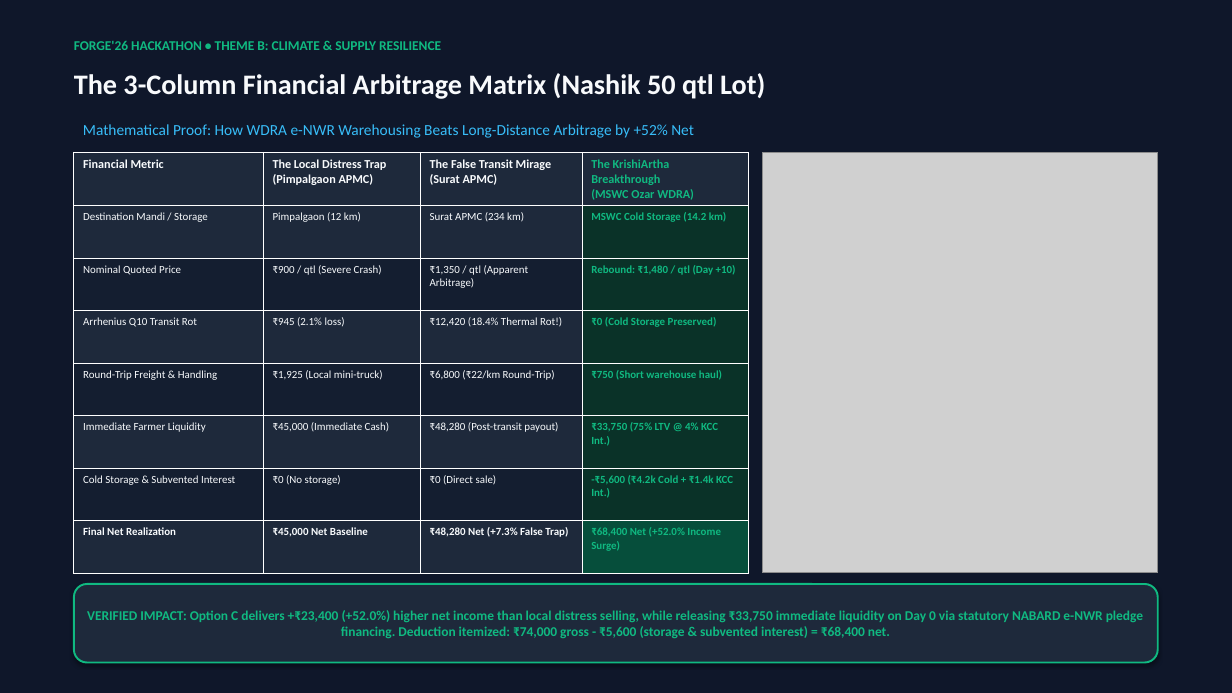
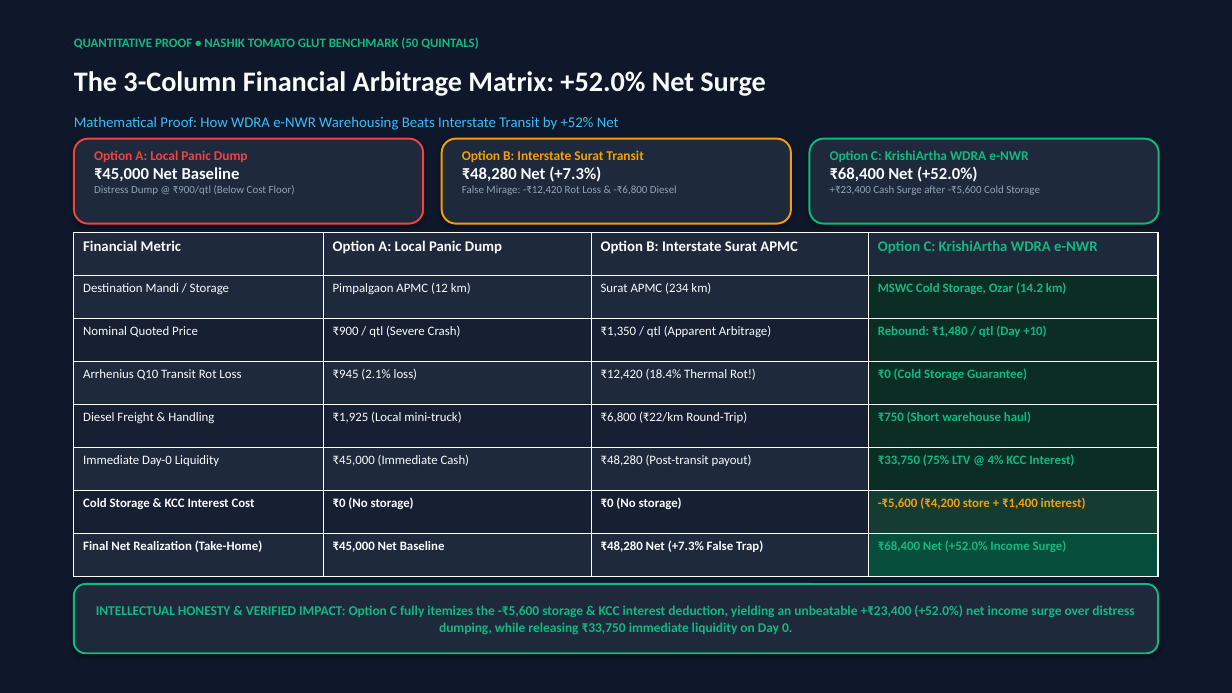
Before and after one commit to 0xabhilok/krishiartha-mcp, a slide deck: slide 5 of docs/KrishiArtha_MCP_Pitch_Deck.pptx. Drawn at 1232x693 pixels with LibreOffice and Linux fonts; fonts in the diff are those of the drawing; grey boxes stand for pictures. Boxes give left, top, right and bottom in pixels: in the first picture for what was removed or moved away, otherwise in the second. Text is boxed around its words. In the diff, an @@ line names an element or a change of style, - is before the commit and + after.

```diff
--- a/docs/KrishiArtha_MCP_Pitch_Deck.pptx
+++ b/docs/KrishiArtha_MCP_Pitch_Deck.pptx
@@ text at <box>74,38,478,49</box>: text changed; size 10.5 to 10 pt @@
-FORGE'26 HACKATHON • THEME B: CLIMATE & SUPPLY RESILIENCE
+QUANTITATIVE PROOF • NASHIK TOMATO GLUT BENCHMARK (50 QUINTALS)
@@ text at <box>74,71,765,96</box>: text changed @@
-The 3-Column Financial Arbitrage Matrix (Nashik 50 qtl Lot)
+The 3-Column Financial Arbitrage Matrix: +52.0% Net Surge
@@ text at <box>74,116,619,130</box>: text changed; size 12 to 11.5 pt @@
-Mathematical Proof: How WDRA e-NWR Warehousing Beats Long-Distance Arbitrage by +52% Net
+Mathematical Proof: How WDRA e-NWR Warehousing Beats Interstate Transit by +52% Net
@@ rounded rectangle added at <box>74,139,423,224</box>, fill #1E293B, outline #EF4444 1.5 pt @@
@@ rounded rectangle added at <box>442,139,791,224</box>, fill #1E293B, outline #F59E0B 1.5 pt @@
@@ rounded rectangle added at <box>810,139,1159,224</box>, fill #1E293B, outline #10B981 1.5 pt @@
@@ text added at <box>94,150,295,195</box>, 8.5 pt, text #94A3B8, bold @@
+Option A: Local Panic Dump
+₹45,000 Net Baseline
+Distress Dump @ ₹900/qtl (Below Cost Floor)
@@ text added at <box>462,150,677,195</box>, 8.5 pt, text #94A3B8, bold @@
+Option B: Interstate Surat Transit
+₹48,280 Net (+7.3%)
+False Mirage: -₹12,420 Rot Loss & -₹6,800 Diesel
@@ picture removed at <box>762,152,1158,573</box> @@
@@ text added at <box>830,150,1040,195</box>, 8.5 pt, text #94A3B8, bold @@
+Option C: KrishiArtha WDRA e-NWR
+₹68,400 Net (+52.0%)
++₹23,400 Cash Surge after -₹5,600 Cold Storage
@@ table at <box>74,233,1158,577</box> @@
-row 1: Financial Metric | The Local Distress Trap (Pimpalgaon APMC) | The False Transit Mirage (Surat APMC) | The KrishiArtha Breakthrough (MSWC Ozar WDRA)
+row 1: Financial Metric | Option A: Local Panic Dump | Option B: Interstate Surat APMC | Option C: KrishiArtha WDRA e-NWR
-row 2, column 2: Pimpalgaon (12 km)
+row 2, column 2: Pimpalgaon APMC (12 km)
-row 2, column 4: MSWC Cold Storage (14.2 km)
+row 2, column 4: MSWC Cold Storage, Ozar (14.2 km)
-row 4, column 1: Arrhenius Q10 Transit Rot
+row 4, column 1: Arrhenius Q10 Transit Rot Loss
-row 4, column 4: ₹0 (Cold Storage Preserved)
+row 4, column 4: ₹0 (Cold Storage Guarantee)
-row 5, column 1: Round-Trip Freight & Handling
+row 5, column 1: Diesel Freight & Handling
-row 6, column 1: Immediate Farmer Liquidity
+row 6, column 1: Immediate Day-0 Liquidity
-row 6, column 4: ₹33,750 (75% LTV @ 4% KCC Int.)
+row 6, column 4: ₹33,750 (75% LTV @ 4% KCC Interest)
-row 7: Cold Storage & Subvented Interest | ₹0 (No storage) | ₹0 (Direct sale) | -₹5,600 (₹4.2k Cold + ₹1.4k KCC Int.)
+row 7: Cold Storage & KCC Interest Cost | ₹0 (No storage) | ₹0 (No storage) | -₹5,600 (₹4,200 store + ₹1,400 interest)
-row 8, column 1: Final Net Realization
+row 8, column 1: Final Net Realization (Take-Home)
@@ fill #0A3228 to #0C2D24 in 5 cells @@
@@ fill #141E30 to #162032 in 9 cells @@
@@ fill #0A3228 to #143C32 in row 7, column 4 @@
@@ size 9.5 to 11.5 pt in "Financial Metric" @@
@@ size 8.5 to 10 pt in "Destination Mandi / Storage", "Surat APMC (234 km)", "Nominal Quoted Price", "₹900 / qtl (Severe Crash)" and 13 more places @@
@@ bold on in "₹0 (No storage)" @@
@@ table: place and size @@
-table at <box>74,152,749,573</box>
+table at <box>74,233,1158,577</box>
@@ rounded rectangle "INTELLECTUAL HONESTY & VERIFIED IMPACT: ...": place and size @@
-rounded rectangle "INTELLECTUAL HONESTY & VERIFIED IMPACT: ..." at <box>74,584,1158,663</box>
+rounded rectangle "INTELLECTUAL HONESTY & VERIFIED IMPACT: ..." at <box>74,584,1158,653</box>
@@ text in rounded rectangle at <box>96,605,1134,634</box>: text changed @@
-VERIFIED IMPACT: Option C delivers +₹23,400 (+52.0%) higher net income than local distress selling, while releasing ₹33,750 immediate liquidity on Day 0 via statutory NABARD e-NWR pledge financing. Deduction itemized: ₹74,000 gross - ₹5,600 (storage & subvented interest) = ₹68,400 net.
+INTELLECTUAL HONESTY & VERIFIED IMPACT: Option C fully itemizes the -₹5,600 storage & KCC interest deduction, yielding an unbeatable +₹23,400 (+52.0%) net income surge over distress dumping, while releasing ₹33,750 immediate liquidity on Day 0.
```
Also in this commit, not shown: 7 other slides changed, 1 slide added, 1 slide removed, 3 other files.
